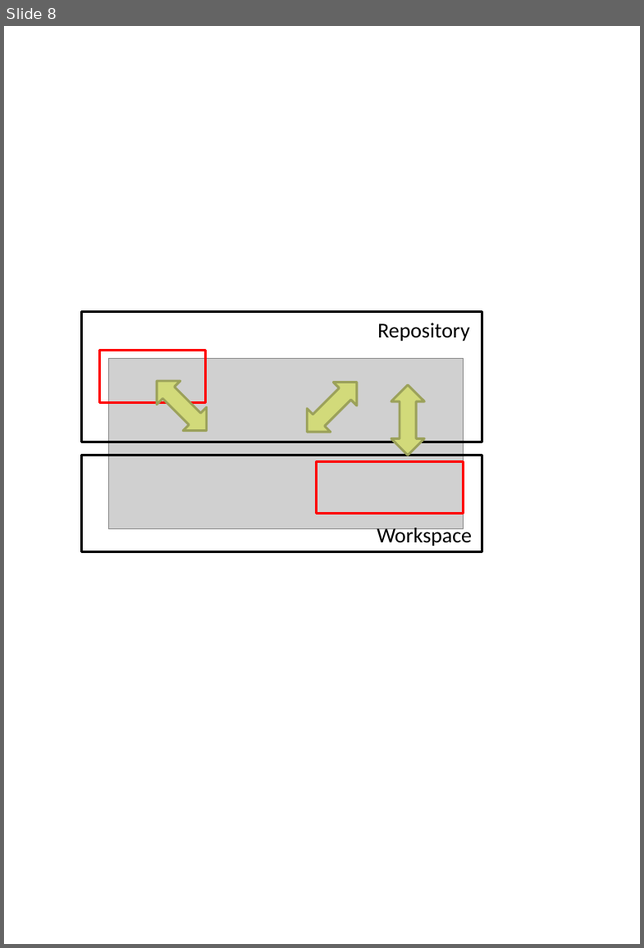
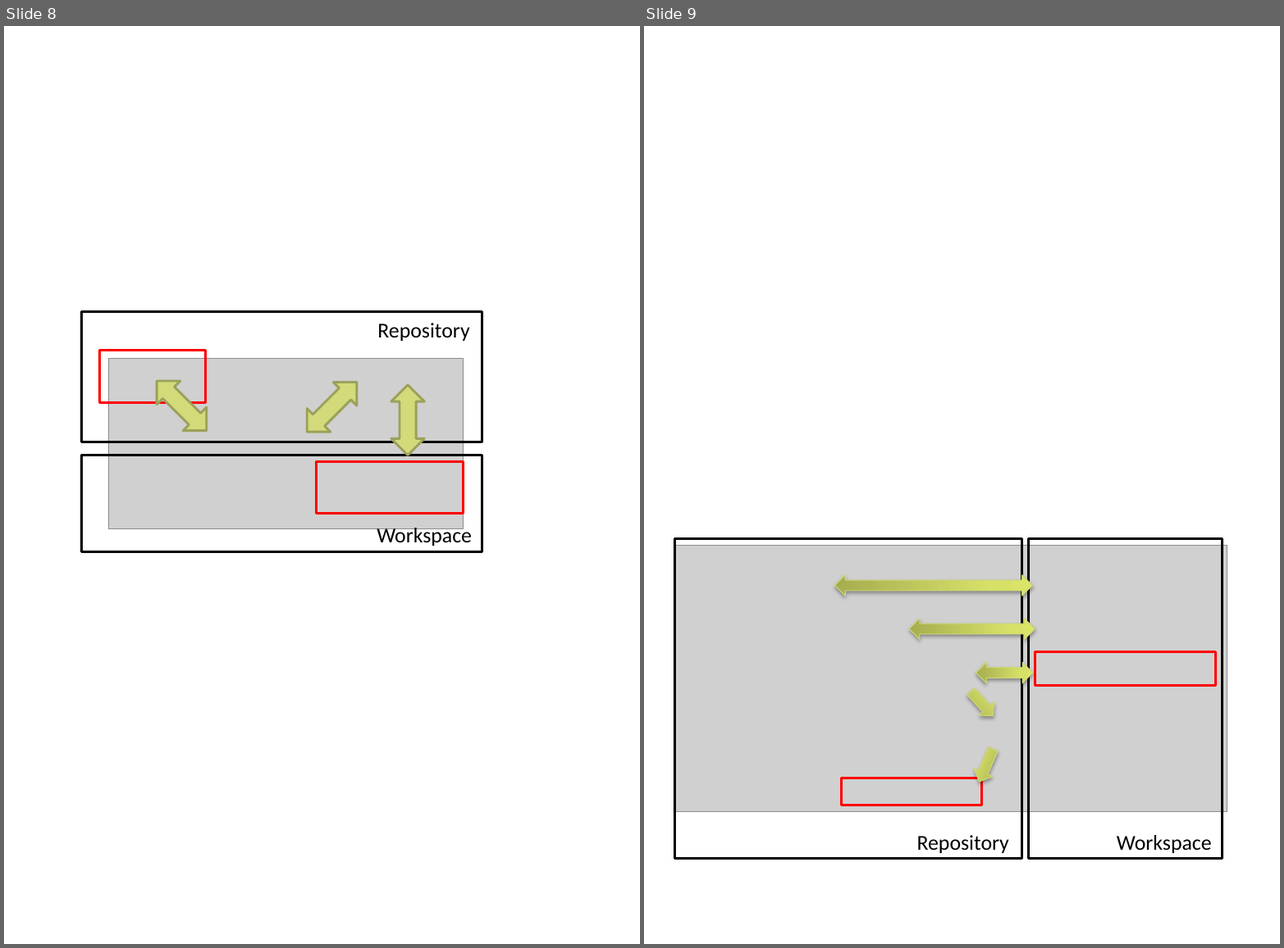
Before and after one commit to donat/incquery-deps, a slide deck: incquery-deps-thesis/visio-diagrams/diagram-source.pptx. Shown side by side, each under a label of ours: slide 8 before the commit, slides 8 and 9 after it. The pictures are 644x948 and 1284x948 pixels, drawn with LibreOffice and Linux fonts; fonts in the diff are those of the drawing; grey boxes stand for pictures. Boxes give left, top, right and bottom in pixels: in the first picture for what was removed or moved away, otherwise in the second. Text is boxed around its words. In the diff, an @@ line names an element or a change of style, - is before the commit and + after.

```diff
--- a/incquery-deps-thesis/visio-diagrams/diagram-source.pptx
+++ b/incquery-deps-thesis/visio-diagrams/diagram-source.pptx
@@ slide 9 added at [644,26,1280,944], background #FFFFFF @@
@@ rectangle added at [674,538,1021,859], outline #000000 2 pt @@
@@ rectangle added at [1029,538,1222,859], outline #000000 2 pt @@
@@ picture added at [674,545,1227,812] @@
@@ up down arrow added at [834,575,1032,596], fill gradient #A6AD50 to #D7E168 to #DAE566, outline #CFD875 0.75 pt @@
@@ up down arrow added at [909,618,1034,639], fill gradient #A6AD50 to #D7E168 to #DAE566, outline #CFD875 0.75 pt @@
@@ up down arrow added at [976,662,1033,684], fill gradient #A6AD50 to #D7E168 to #DAE566, outline #CFD875 0.75 pt @@
@@ rectangle added at [1034,652,1215,685], outline #FF0000 2 pt @@
@@ right arrow added at [963,684,1001,723], fill gradient #A6AD50 to #D7E168 to #DAE566, outline #CFD875 0.75 pt @@
@@ right arrow added at [970,745,1002,786], fill gradient #A6AD50 to #D7E168 to #DAE566, outline #CFD875 0.75 pt @@
@@ rectangle added at [842,779,982,806], outline #FF0000 2 pt @@
@@ text added at [917,835,1009,853], 18 pt, text #000000 @@
+Repository
@@ text added at [1116,835,1211,853], 18 pt, text #000000 @@
+Workspace
```
Also in this commit, not shown: 9 other files.
